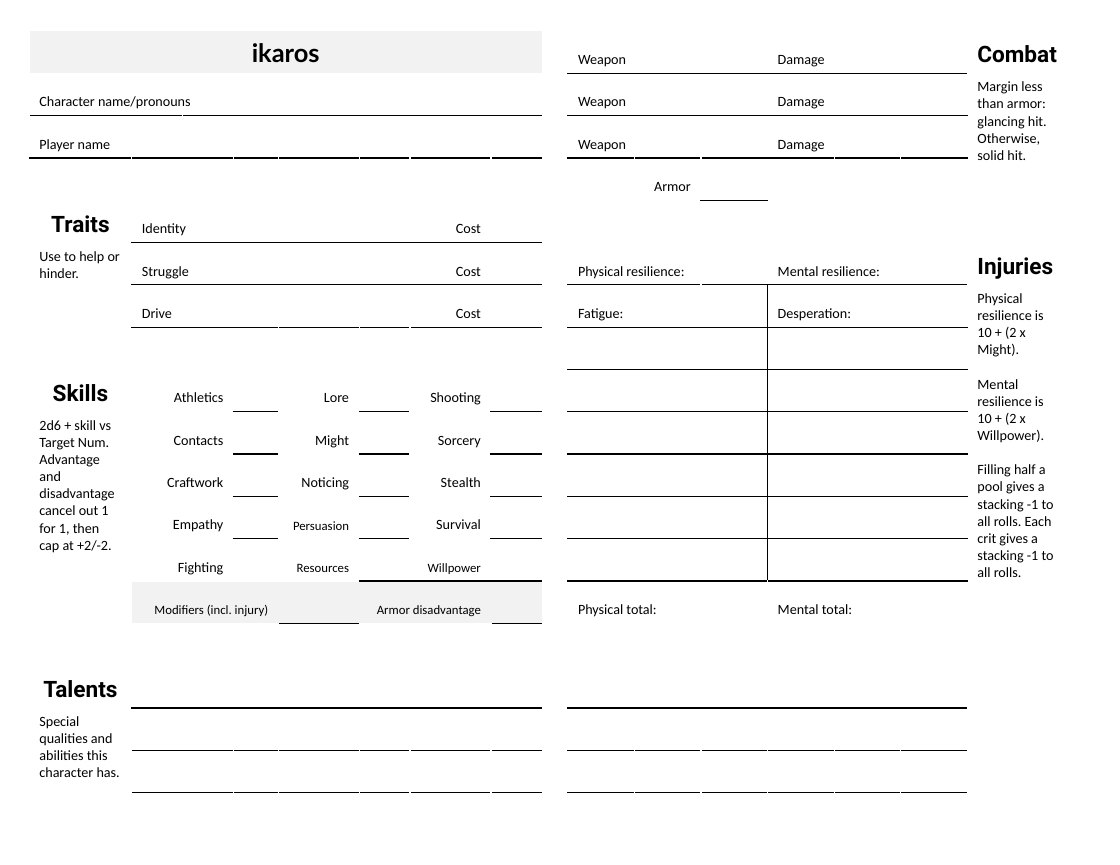
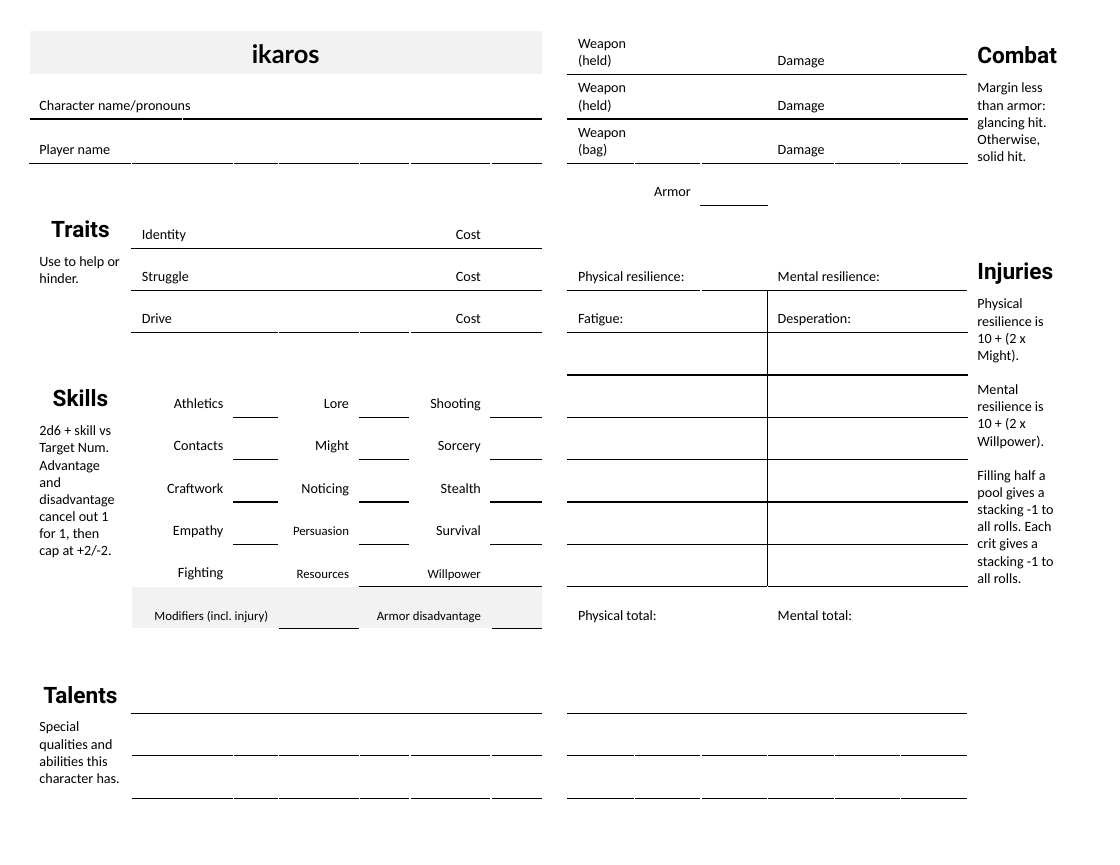
Before and after one commit to jewelpit/Ikaros, a slide deck: slide 1 of Ikaros CS.pptx. Drawn at 1120x865 pixels with LibreOffice and Linux fonts; fonts in the diff are those of the drawing. Boxes give left, top, right and bottom in pixels: in the first picture for what was removed or moved away, otherwise in the second. Text is boxed around its words. In the diff, an @@ line names an element or a change of style, - is before the commit and + after.

Commit message:
Added held items back.

```diff
--- a/Ikaros CS.pptx
+++ b/Ikaros CS.pptx
@@ table at (30,30,1067,807) @@
-row 1, column 11: Weapon
+row 1, column 11: Weapon / (held)
-row 2, column 11: Weapon
+row 2, column 11: Weapon / (held)
-row 3, column 11: Weapon
+row 3, column 11: Weapon / (bag)
```
